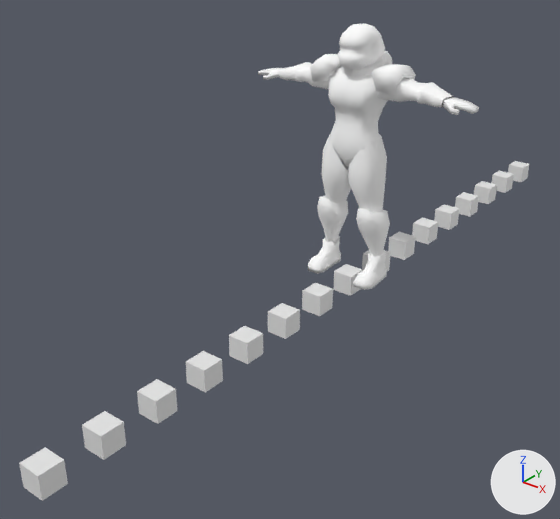
An edit to the Blender file trunk/data/blender/hero/hero.blend, drawn before and after from the same camera.
One viewpoint serves both versions: a 50 mm lens placed at (7.29, -11.35, 6.67), pointed at (-0.77, -1.27, 0.42). Every picture has the same lights, and +X, +Y and +Z are marked at lower right.
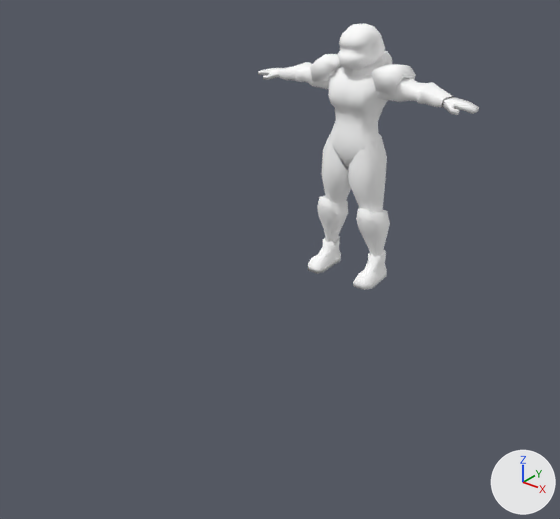
Where the change shows, as pixel boxes [x1, y1, x2, y2] in the pictures (560 x 519 px):
```json
{"object": "Cube.001", "change": "deleted", "before": [19, 161, 529, 501]}
```

Edits to the scene script, one JSON object a line:
```json
{"op": "remove", "block": "ob_cube_001", "code": ["ob_cube_001 = bpy.data.objects.new('Cube.001', me_cube_006)", "ob_cube_001.location = (0.0, -3.12, -0.21)", "ob_cube_001.rotation_euler = (1.571, 0.0, 1.571)  # degrees (90, 0, 90)"]}
```
